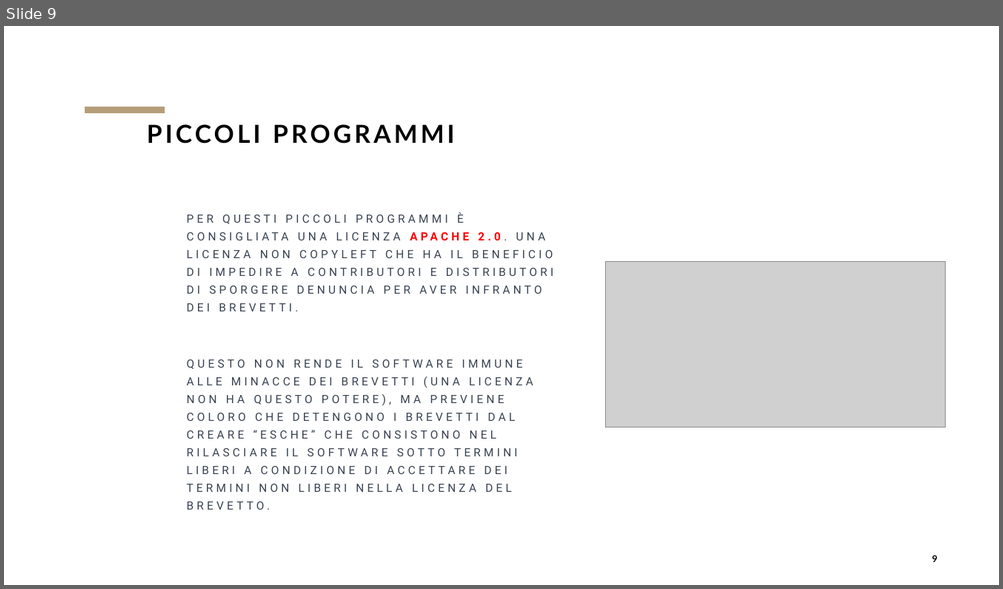
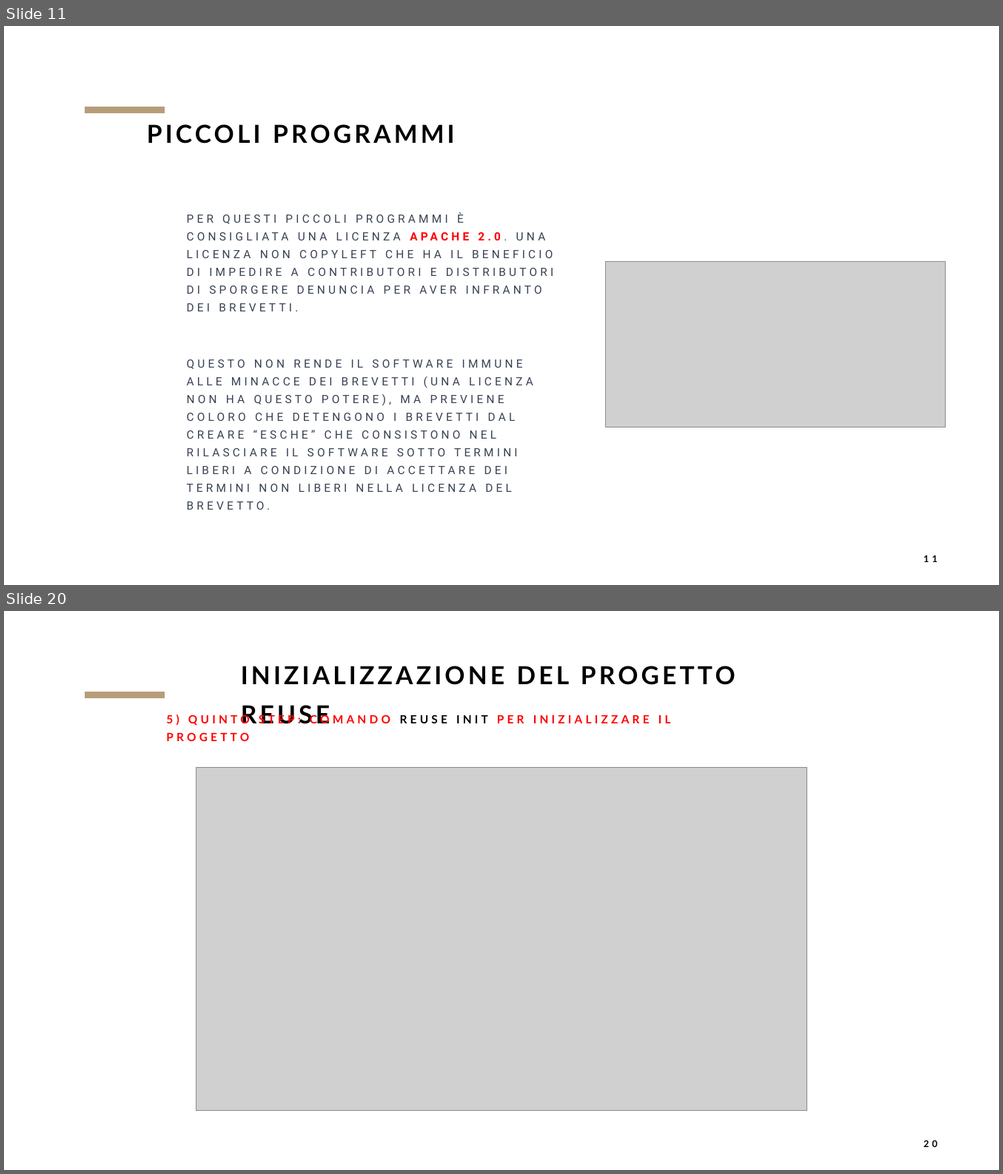
Before and after one commit to Dreadfulorca/esame, a slide deck: slide/opensource.pptx. Shown one above the other, each under a label of ours: slide 9 before the commit, slides 11 and 20 after it; the slides between them are not shown. The pictures are 1003x589 and 1003x1174 pixels, drawn with LibreOffice and Linux fonts; fonts in the diff are those of the drawing; grey boxes stand for pictures; background and template pictures are left out. Boxes give left, top, right and bottom in pixels: in the first picture for what was removed or moved away, otherwise in the second. Text is boxed around its words. In the diff, an @@ line names an element or a change of style, - is before the commit and + after.

```diff
--- a/slide/opensource.pptx
+++ b/slide/opensource.pptx
@@ slide 20 added at (4, 611, 999, 1170), background picture (left out); not listed: 1 template element that a slide beside it also shows @@
@@ subtitle added at (241, 666, 735, 724), 24 pt, text #000000, bold @@
+INIZIALIZZAZIONE DEL PROGETTO REUSE
@@ text added at (166, 713, 671, 741), 11 pt, text #FF0000, bold @@
+5) QUINTO STEP: COMANDO REUSE INIT PER INIZIALIZZARE IL PROGETTO
@@ picture added at (196, 768, 807, 1112) @@
@@ page number added at (923, 1140, 937, 1147), 9 pt, text #000000, bold @@
+20
@@ what was slide 9 is now slide 11 @@
@@ page number at (923, 556, 937, 562): text changed @@
-9
+11
```
Also in this commit, not shown: 7 slides changed, 14 other slides added, 1 other file.
